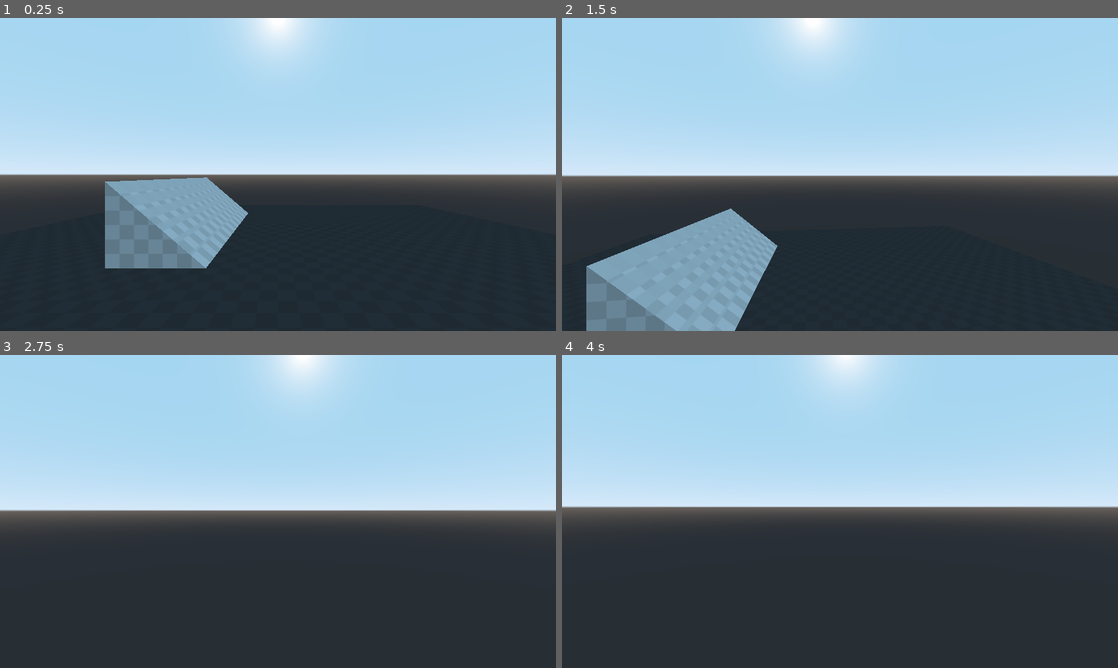
Above: before the commit, frames 1-4 (two rows, left to right).
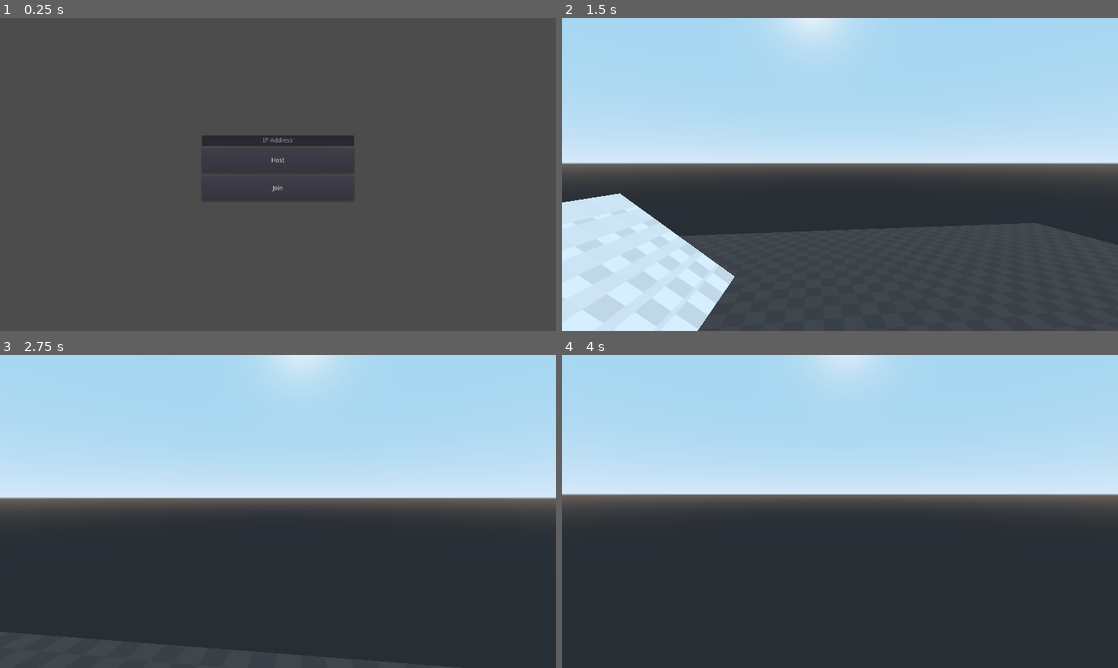
Above: after the commit, the same moments.

Repository: DapperBanana/Untitled-FPS
Game: Godot game, scene res://maps/test_map.tscn
The game is run twice, just before and just after one commit, with the same random seed, the same clock (stepped at 60 frames per second) and the same inputs.
Inputs (mouse positions are in pixels of both pictures, inside the frame that each line leads up to):
- Up to frame 1 (0.25 s): no input
- Up to frame 2 (1.5 s): click (840, 161) at 0.5 s, where only the run after the commit has a clickable "Host"; tap Enter at 1.25 s; move the mouse to (867, 174) at 1.27 s; hold W (forward) from 1.28 s (still down); hold Space (jump) from 1.28 s (still down)
- Up to frame 3 (2.75 s): keep holding W (forward); move the mouse to (250, 511) at 2.02 s; release Space (jump) at 2.03 s; tap Space (jump) at 2.1, 2.27, 2.57 s
- Up to frame 4 (4 s): keep holding W (forward); move the mouse to (851, 505) at 2.77 s; hold Space (jump) 2.78-3.53 s; move the mouse to (834, 517) at 3.52 s; tap Space (jump) at 3.6, 3.77 s

The runs differ from the first frame. In frame 1, 94% of the frame differs, in the area x 0-100%, y 0-100%; in frame 2, 40%; in frame 3, 8.1%; in frame 4, 6.9%.

Commit message:
Added v1 netcode

Diff:
--- a/actors/player/Player.tscn
+++ b/actors/player/Player.tscn
@@ -20,6 +20,10 @@
 collision_layer = 2
 collision_mask = 3
 script = ExtResource( 2 )
+model = NodePath("Body")
+camera = NodePath("Head/Camera")
+network_tick_rate = NodePath("NetworkTickRate")
+movement_tween = NodePath("MovementTween")
 
 [node name="Body" type="MeshInstance" parent="."]
 transform = Transform( 1, 0, 0, 0, -4.37114e-08, -1, 0, 1, -4.37114e-08, 0, 2.25, 0 )
@@ -38,3 +42,11 @@
 
 [node name="Camera" type="Camera" parent="Head"]
 current = true
+
+[node name="NetworkTickRate" type="Timer" parent="."]
+wait_time = 0.03
+autostart = true
+
+[node name="MovementTween" type="Tween" parent="."]
+
+[connection signal="timeout" from="NetworkTickRate" to="." method="_on_NetworkTickRate_timeout"]
--- a/actors/player/player.gd
+++ b/actors/player/player.gd
@@ -10,22 +10,48 @@
 export var jump_impulse: float = 12.0
 var velocity: Vector3 = Vector3.ZERO
 
+var puppet_position = Vector3()
+var puppet_velocity = Vector3()
+var puppet_rotation = Vector2()
+
 onready var head: Spatial = $Head
+export(NodePath) onready var model = get_node(model) as Spatial
+export(NodePath) onready var camera = get_node(camera) as Camera
+export(NodePath) onready var network_tick_rate = get_node(network_tick_rate) as Timer
+export(NodePath) onready var movement_tween = get_node(movement_tween) as Tween
 
 func _ready():
 	Input.set_mouse_mode(Input.MOUSE_MODE_CAPTURED)
 
+	camera.current = is_network_master()
+	model.visible = !is_network_master()
+
 func _physics_process(delta):
-	var movement = _get_movement_direction()
+	#Gravity applies to all characters
+	velocity.y += GRAVITY * delta
 
-	velocity.x = lerp(velocity.x, movement.x * speed, acceleration * delta)
-	velocity.z = lerp(velocity.z, movement.z * speed, acceleration * delta)
-	velocity.y += GRAVITY * delta
-	velocity = move_and_slide(velocity)
+	if is_network_master():
+		var movement = _get_movement_direction()
+
+		velocity.x = lerp(velocity.x, movement.x * speed, acceleration * delta)
+		velocity.z = lerp(velocity.z, movement.z * speed, acceleration * delta)
+
+	else:
+		global_transform.origin = puppet_position
+
+		velocity.x = puppet_velocity.x
+		velocity.y = puppet_velocity.y
+
+		rotation.y = puppet_rotation.y
+		head.rotation.x = puppet_rotation.x
+
+	if !movement_tween.is_active():
+		velocity = move_and_slide(velocity, Vector3.UP)
 
 func _unhandled_input(event):
-	if event is InputEventMouseMotion:
-		_handle_camera_rotation(event)
+	if is_network_master():
+		if event is InputEventMouseMotion:
+			_handle_camera_rotation(event)
 
 func _handle_camera_rotation(event):
 	rotate_y(deg2rad(-event.relative.x * camera_sensitivity))
@@ -43,7 +69,22 @@
 		direction -= transform.basis.x
 	if Input.is_action_pressed("right"):
 		direction += transform.basis.x
-	if Input.is_action_pressed("jump"):
+	if Input.is_action_pressed("jump") and is_on_floor():
 		velocity.y = jump_impulse
 
 	return direction.normalized()
+
+puppet func update_state(p_position, p_velocity, p_rotation):
+	puppet_position = p_position
+	puppet_velocity = p_velocity
+	puppet_rotation = p_rotation
+
+	movement_tween.interpolate_property(self, "global_transform", global_transform, Transform(global_transform.basis, p_position), 0.1)
+	movement_tween.start()
+
+
+func _on_NetworkTickRate_timeout():
+	if is_network_master():
+		rpc_unreliable("update_state", global_transform.origin, velocity, Vector2(head.rotation.x, rotation.y))
+	else:
+		network_tick_rate.stop()
--- /dev/null
+++ b/global.gd
@@ -0,0 +1,11 @@
+extends Node
+
+
+signal instance_player(id)
+signal toggle_network_setup(toggle)
+
+#Kill the game if we press escape
+func _input(event):
+	if event is InputEventKey:
+		if event.scancode == KEY_ESCAPE:
+			get_tree().quit()
--- /dev/null
+++ b/maps/map.gd
@@ -0,0 +1,33 @@
+extends Spatial
+
+#Setup variables
+var player = preload("res://actors/player/Player.tscn")
+
+func _ready():
+	get_tree().connect("network_peer_connected", self, "_player_connected")
+	get_tree().connect("network_peer_disconnected", self, "_player_disconnected")
+
+	Global.connect("instance_player", self, "_instance_player")
+
+	if get_tree().network_peer != null:
+		Global.emit_signal("toggle_network_setup", false)
+
+func _instance_player(id):
+	var player_instance = player.instance()
+	player_instance.set_network_master(id)
+	player_instance.name = str(id)
+
+
+	add_child(player_instance)
+	player_instance.global_transform.origin = Vector3(0, 15, 0)
+
+func _player_connected(id):
+	print("Player " + str(id) + " has connected...")
+
+	_instance_player(id)
+
+func _player_disconnected(id):
+	print("Player " + str(id) + " has disconnected...")
+
+	if has_node(str(id)):
+		get_node(str(id)).queue_free()
--- /dev/null
+++ b/maps/network_setup.gd
@@ -0,0 +1,24 @@
+extends Control
+
+func _ready():
+	Global.connect("toggle_network_setup", self, "_toggle_network_setup")
+
+func _on_IpAddress_text_changed(new_text):
+	Network.ip_address = new_text
+
+
+func _on_Host_pressed():
+	Network.create_server()
+	hide()
+
+	#Remove this for dedicated server since we don't want a player for the server
+	Global.emit_signal("instance_player", get_tree().get_network_unique_id())
+
+func _on_Join_pressed():
+	Network.join_server()
+	hide()
+
+	Global.emit_signal("instance_player", get_tree().get_network_unique_id())
+
+func _toggle_network_setup(visible_toggle):
+	visible = visible_toggle
--- a/maps/test_map.tscn
+++ b/maps/test_map.tscn
@@ -1,9 +1,10 @@
-[gd_scene load_steps=8 format=2]
+[gd_scene load_steps=9 format=2]
 
 [ext_resource path="res://assets/textures/orange_grid.png" type="Texture" id=1]
 [ext_resource path="res://assets/textures/dark_grid.png" type="Texture" id=2]
 [ext_resource path="res://assets/textures/light_grid.png" type="Texture" id=3]
-[ext_resource path="res://actors/player/Player.tscn" type="PackedScene" id=4]
+[ext_resource path="res://maps/map.gd" type="Script" id=4]
+[ext_resource path="res://maps/network_setup.gd" type="Script" id=5]
 
 [sub_resource type="SpatialMaterial" id=1]
 albedo_texture = ExtResource( 2 )
@@ -21,9 +22,7 @@
 uv1_triplanar = true
 
 [node name="Map" type="Spatial"]
-
-[node name="KinematicBody" parent="." instance=ExtResource( 4 )]
-transform = Transform( 1, 0, 0, 0, 1, 0, 0, 0, 1, 0, 0, 10 )
+script = ExtResource( 4 )
 
 [node name="CSGCombiner" type="CSGCombiner" parent="."]
 use_collision = true
@@ -48,3 +47,46 @@
 polygon = PoolVector2Array( -1, 0, -1, 3, 2.5, 0, 2.5, 0 )
 depth = 11.02
 material = SubResource( 3 )
+
+[node name="Network Setup" type="Control" parent="."]
+anchor_right = 1.0
+anchor_bottom = 1.0
+script = ExtResource( 5 )
+
+[node name="VBoxContainer" type="VBoxContainer" parent="Network Setup"]
+anchor_left = 0.5
+anchor_top = 0.5
+anchor_right = 0.5
+anchor_bottom = 0.5
+margin_left = -175.0
+margin_top = -90.0
+margin_right = 175.0
+margin_bottom = 90.0
+
+[node name="IpAddress" type="LineEdit" parent="Network Setup/VBoxContainer"]
+margin_right = 350.0
+margin_bottom = 24.0
+align = 1
+placeholder_text = "IP Address"
+
+[node name="Host" type="Button" parent="Network Setup/VBoxContainer"]
+margin_top = 28.0
+margin_right = 350.0
+margin_bottom = 88.0
+rect_min_size = Vector2( 0, 60 )
+text = "Host"
+
+[node name="Join" type="Button" parent="Network Setup/VBoxContainer"]
+margin_top = 92.0
+margin_right = 350.0
+margin_bottom = 152.0
+rect_min_size = Vector2( 0, 60 )
+text = "Join"
+
+[node name="DirectionalLight" type="DirectionalLight" parent="."]
+transform = Transform( 0.998367, 0.0571284, 0, -0.0285642, 0.499183, 0.866025, 0.0494747, -0.864611, 0.5, -9.89412, 15.9285, 12.1199 )
+shadow_enabled = true
+
+[connection signal="text_changed" from="Network Setup/VBoxContainer/IpAddress" to="Network Setup" method="_on_IpAddress_text_changed"]
+[connection signal="pressed" from="Network Setup/VBoxContainer/Host" to="Network Setup" method="_on_Host_pressed"]
+[connection signal="pressed" from="Network Setup/VBoxContainer/Join" to="Network Setup" method="_on_Join_pressed"]
--- /dev/null
+++ b/network.gd
@@ -0,0 +1,57 @@
+extends Node
+
+#Establishing all variables and constants
+const DEFAULT_PORT = 28960
+const MAX_CLIENTS = 6
+
+var server = null
+var client = null
+
+#This is gonna have to be changed the second we actually want to test this externally
+var ip_address = "127.0.0.1"
+
+# Called when the node enters the scene tree for the first time.
+func _ready():
+	get_tree().connect("connected_to_server", self,"_connected_to_server")
+	get_tree().connect("server_disconnected", self, "_server_disconnected")
+	get_tree().connect("connection_failed", self, "_connection_failed")
+	get_tree().connect("network_peer_connected", self, "_player_connected")
+
+func create_server():
+	print("Creating Server...")
+
+	server = NetworkedMultiplayerENet.new()
+	server.create_server(DEFAULT_PORT, MAX_CLIENTS)
+	get_tree().set_network_peer(server)
+
+func join_server():
+	print("Joining Server...")
+
+	client = NetworkedMultiplayerENet.new()
+	client.create_client(ip_address, DEFAULT_PORT)
+	get_tree().set_network_peer(client)
+
+func _connected_to_server():
+	print("Successfully connected to server...")
+
+func _server_disconnected():
+	print("Disconnected from the server...")
+
+	reset_network_connection()
+
+func _connection_failed():
+	print("Connection to server failed...")
+
+	reset_network_connection()
+
+func _player_connected(id):
+	print("Player connected: " + str(id))
+
+func reset_network_connection():
+	if get_tree().has_network_peer():
+		get_tree().network_peer = null
+
+
+# Called every frame. 'delta' is the elapsed time since the previous frame.
+#func _process(delta):
+#	pass
--- a/project.godot
+++ b/project.godot
@@ -13,6 +13,11 @@
 config/name="Untitled FPS"
 run/main_scene="res://maps/test_map.tscn"
 config/icon="res://icon.png"
+
+[autoload]
+
+Network="*res://network.gd"
+Global="*res://global.gd"
 
 [display]
 
